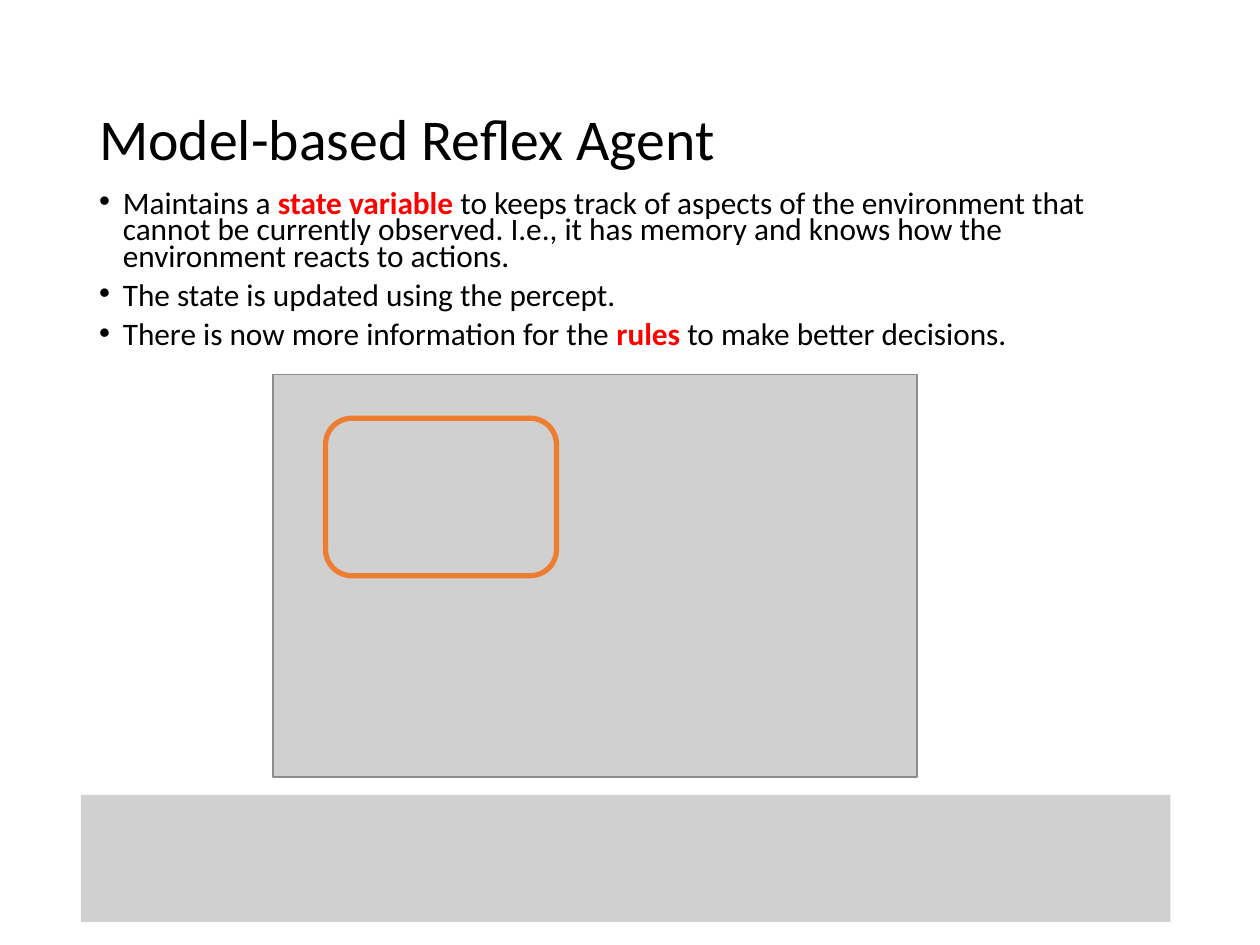
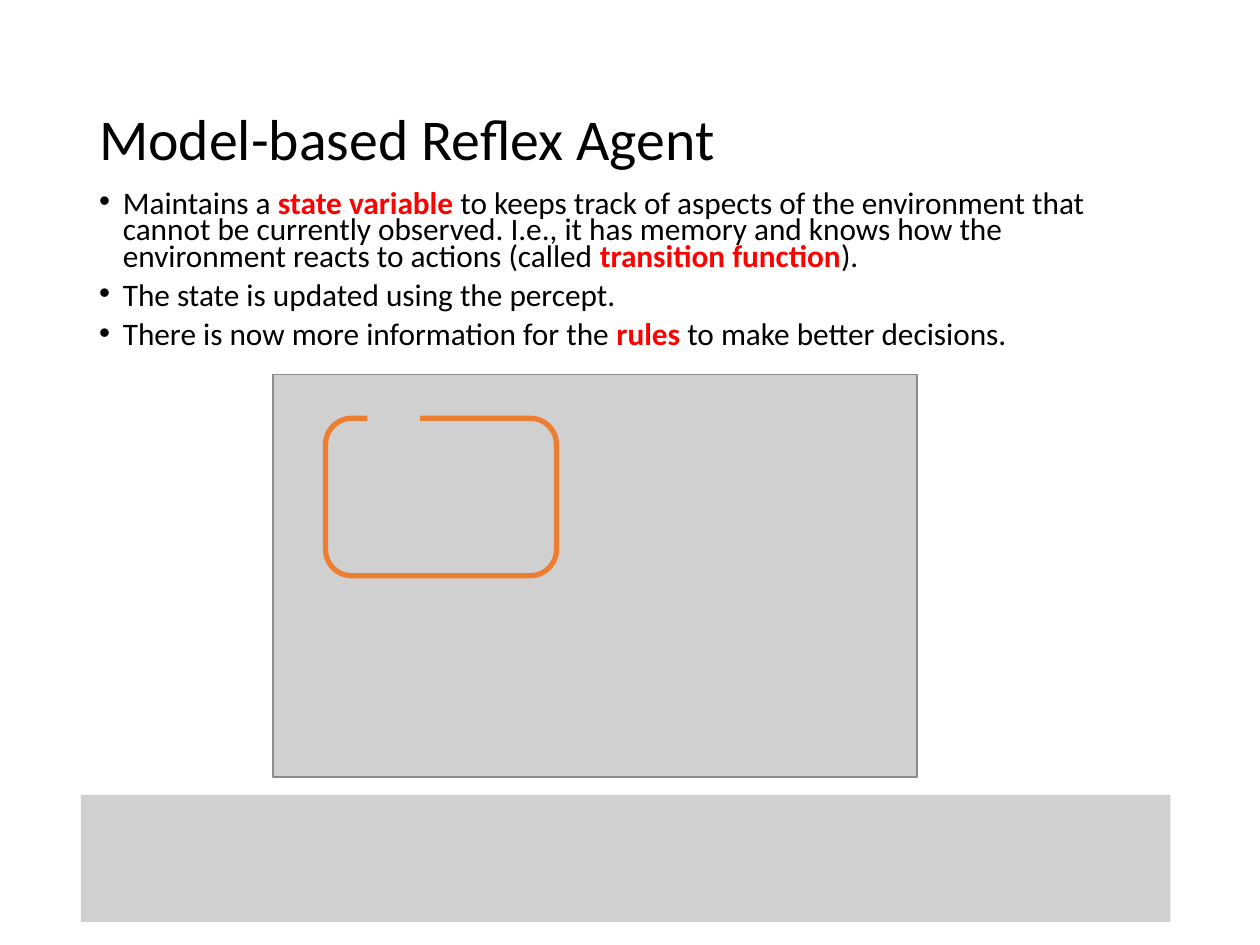
Before and after one commit to mhahsler/CS7320-AI, a slide deck: slide 23 of slides/02_agents.pptx (slide 22 before the commit). Drawn at 1260x945 pixels with LibreOffice and Linux fonts; fonts in the diff are those of the drawing; grey boxes stand for pictures. Boxes give left, top, right and bottom in pixels: in the first picture for what was removed or moved away, otherwise in the second. Text is boxed around its words. In the diff, an @@ line names an element or a change of style, - is before the commit and + after.

```diff
--- a/slides/02_agents.pptx
+++ b/slides/02_agents.pptx
@@ text at [123,192,1084,271]: text changed @@
-• Maintains a state variable to keeps track of aspects of the environment that cannot be currently observed. I.e., it has memory and knows how the environment reacts to actions.
+• Maintains a state variable to keeps track of aspects of the environment that cannot be currently observed. I.e., it has memory and knows how the environment reacts to actions (called transition function).
@@ picture added at [368,413,421,464] @@
```
Also in this commit, not shown: 4 other slides changed, 3 slides added, 1 other file.
